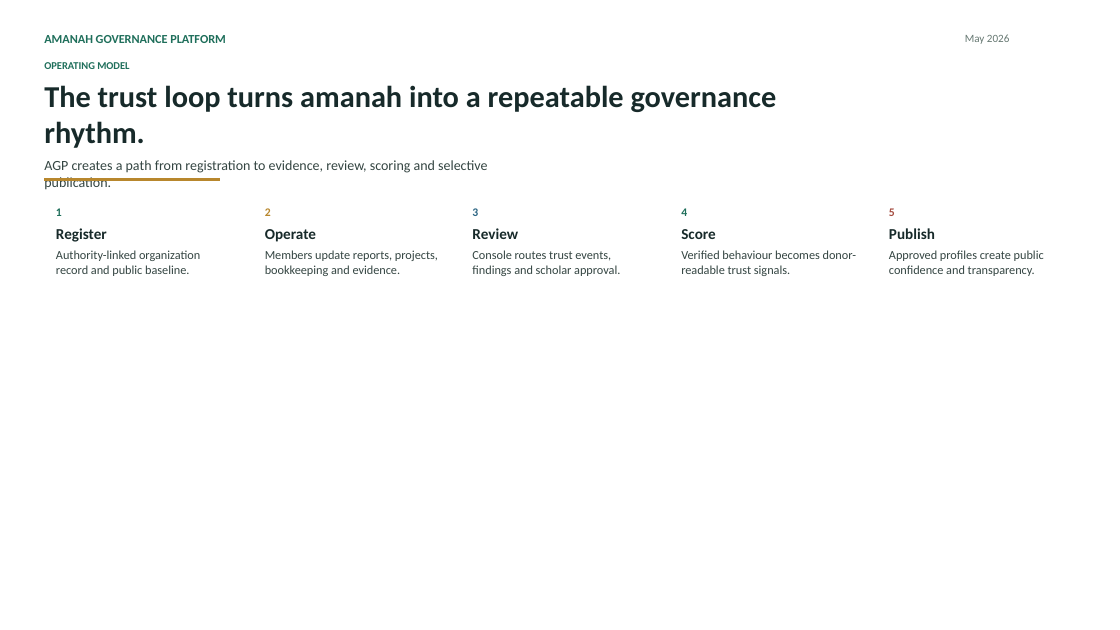
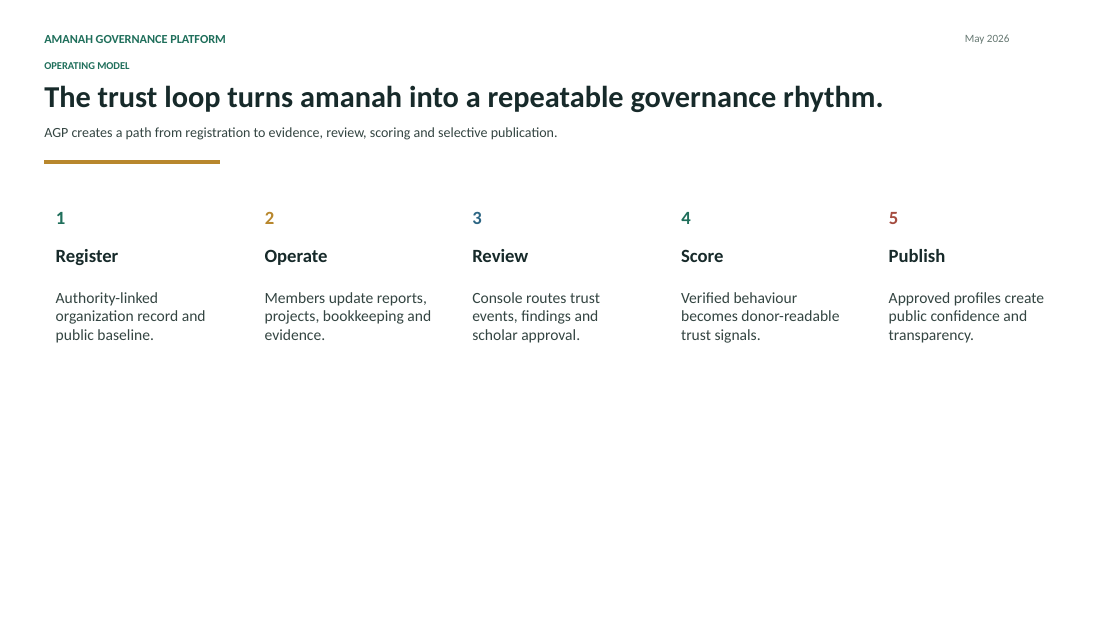
Before and after one commit to EffortEdutech/AmanahGP, a slide deck: slide 5 of docs/pitch/2026-05-08-0645pm-usm/AGP_USM_OrgBehaviour_Pitch_Deck_reformatted.pptx. Drawn at 1120x630 pixels with LibreOffice and Linux fonts; fonts in the diff are those of the drawing. Boxes give left, top, right and bottom in pixels: in the first picture for what was removed or moved away, otherwise in the second. Text is boxed around its words. In the diff, an @@ line names an element or a change of style, - is before the commit and + after.

```diff
--- a/docs/pitch/2026-05-08-0645pm-usm/AGP_USM_OrgBehaviour_Pitch_Deck_reformatted.pptx
+++ b/docs/pitch/2026-05-08-0645pm-usm/AGP_USM_OrgBehaviour_Pitch_Deck_reformatted.pptx
@@ text "The trust loop turns amanah ..." rewrapped from (44,85,777,148) to (44,85,883,112) @@
@@ text "AGP creates a path from ..." rewrapped from (44,160,487,173) to (44,127,558,140) @@
@@ rectangle: place and size @@
-rectangle at (44,179,219,181)
+rectangle at (44,161,219,164)
@@ size 15 to 24 pt in 5 elements at (56,212,65,224), (265,212,274,224), (472,212,481,224), (681,212,690,224), (889,212,898,224) @@
@@ 5 texts: place and size @@
-5 texts at (56,228,935,242)
+5 texts at (56,249,946,265)
@@ size 19.5 to 24 pt in 5 elements at (56,249,119,265), (265,249,328,265), (472,249,528,262), (681,249,723,262), (889,249,946,262) @@
@@ 5 texts: place and size @@
-5 texts at (56,250,1044,276)
+5 texts at (56,292,1045,343)
@@ size 15.8 to 20 pt in 5 elements at (56,292,206,343), (265,292,431,340), (472,292,600,343), (681,292,839,343), (889,292,1045,343) @@
```
Also in this commit, not shown: 11 other slides changed, 18 other files.
